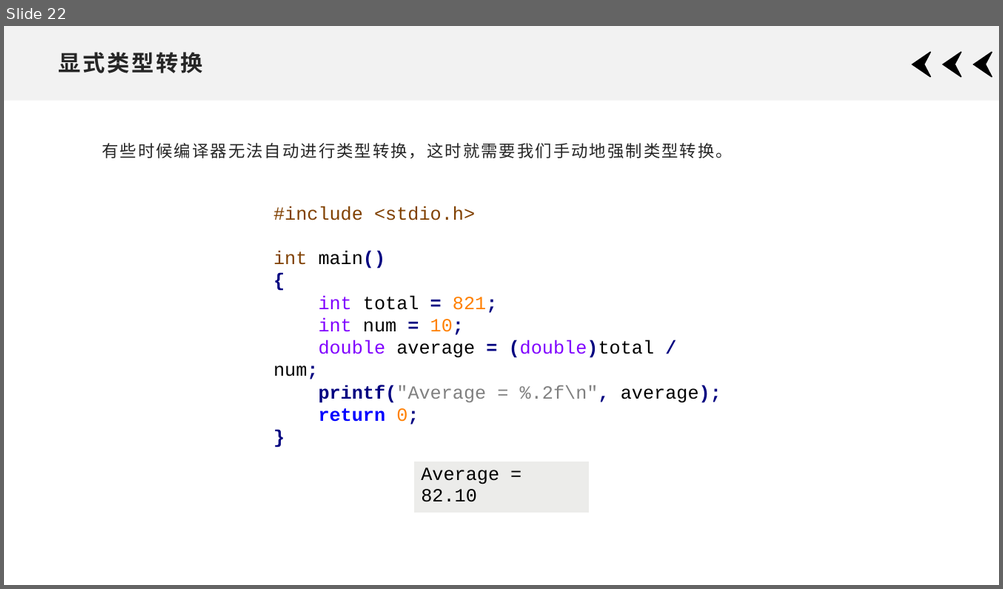
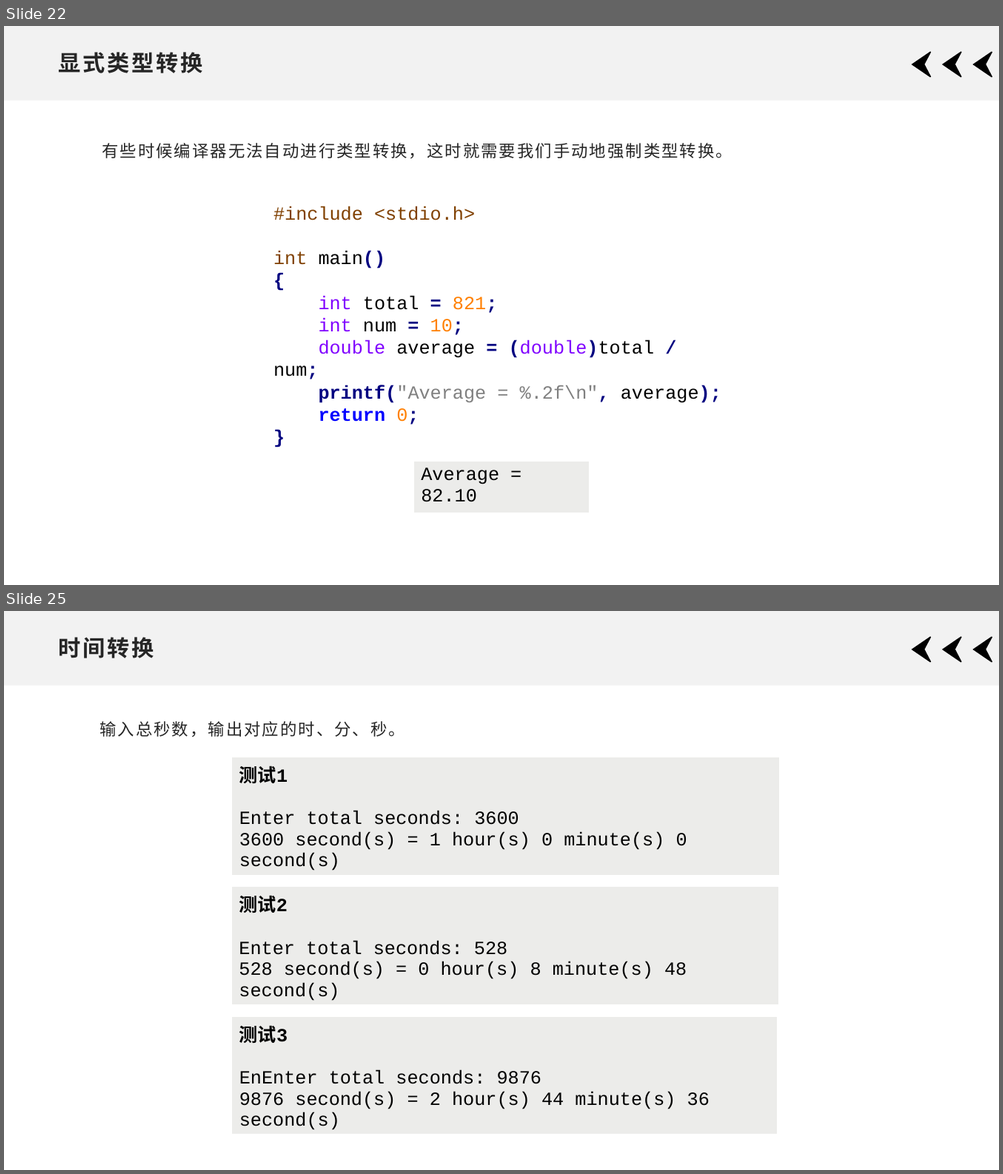
Before and after one commit to xdai02/C, a slide deck: slides/1.pptx. Shown one above the other, each under a label of ours: slide 22 before the commit, slides 22 and 25 after it; the slides between them are not shown. The pictures are 1003x589 and 1003x1174 pixels, drawn with LibreOffice and Linux fonts; fonts in the diff are those of the drawing. Boxes give left, top, right and bottom in pixels: in the first picture for what was removed or moved away, otherwise in the second. Text is boxed around its words. In the diff, an @@ line names an element or a change of style, - is before the commit and + after.

```diff
--- a/slides/1.pptx
+++ b/slides/1.pptx
@@ slide 25 added at [4,611,999,1170], background #FFFFFF; not listed: 4 template elements that a slide beside it also shows @@
@@ title added at [59,637,154,658], 21.6 pt, text #262626, bold @@
+时间转换
@@ text added at [99,721,405,737], 16 pt, text #262626 @@
+输入总秒数，输出对应的时、分、秒。
@@ table added at [232,758,780,874], 1 rows, 1 columns @@
+测试1 / Enter total seconds: 3600 / 3600 second(s) = 1 hour(s) 0 minute(s) 0 second(s)
@@ table added at [232,887,780,1004], 1 rows, 1 columns @@
+测试2 / Enter total seconds: 528 / 528 second(s) = 0 hour(s) 8 minute(s) 48 second(s)
@@ table added at [232,1017,778,1133], 1 rows, 1 columns @@
+测试3 / EnEnter total seconds: 9876 / 9876 second(s) = 2 hour(s) 44 minute(s) 36 second(s)
```
Also in this commit, not shown: 3 other slides added, 3 other files.
